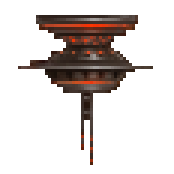
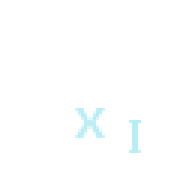
Layered file, before and after one edit (174 x 174). Changes by layer:
added layer "x" above "Layer #14" over (75, 108, 105, 138)
showed "Layer" over (129, 120, 141, 153)
hid "Layer #15" over (18, 15, 153, 165)
